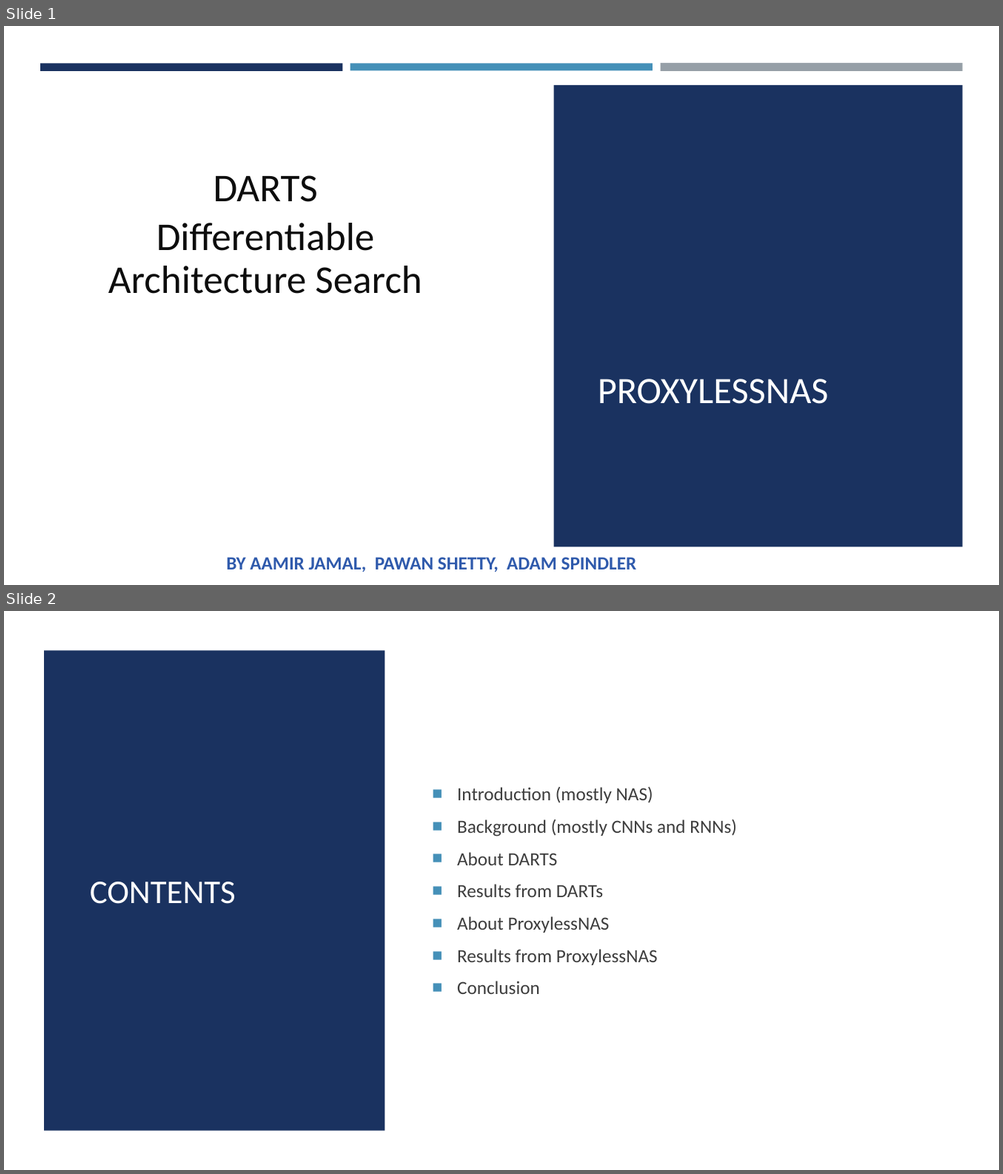
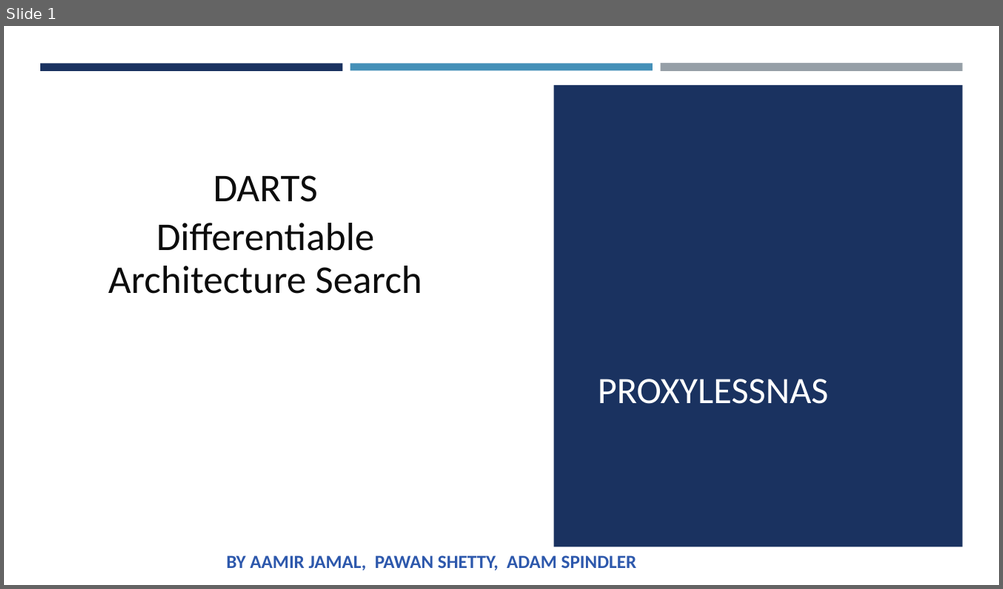
Before and after one commit to Experiment5X/IntelligentSystemsResearchPaper, a slide deck: DARTs and ProxylessNAS Presentation.pptx. Shown one above the other, each under a label of ours: slides 1 and 2 before the commit, slide 1 after it. The pictures are 1003x1174 and 1003x589 pixels, drawn with LibreOffice and Linux fonts; fonts in the diff are those of the drawing. Boxes give left, top, right and bottom in pixels: in the first picture for what was removed or moved away, otherwise in the second. Text is boxed around its words. In the diff, an @@ line names an element or a change of style, - is before the commit and + after.

```diff
--- a/DARTs and ProxylessNAS Presentation.pptx
+++ b/DARTs and ProxylessNAS Presentation.pptx
@@ slide 2 removed at <box>4,611,999,1170</box>, background #FFFFFF @@
@@ rectangle removed at <box>4,611,999,1170</box> @@
@@ rectangle removed at <box>44,650,385,1131</box> @@
@@ text removed at <box>457,787,737,994</box> @@
-■ Introduction (mostly NAS)
-■ Background (mostly CNNs and RNNs)
-■ About DARTS
-■ Results from DARTs
-■ About ProxylessNAS
-■ Results from ProxylessNAS
-■ Conclusion
@@ title removed at <box>90,882,236,904</box> @@
-CONTENTS
@@ slide 1 changed as well @@
@@ text "BY AAMIR JAMAL, PAWAN SHETTY, ..." at <box>226,556,637,571</box>: text colour #2F5AAC to #2D58AC; line spacing 1 to 0.9; less space between paragraphs @@
```
Also in this commit, not shown: 10 other slides changed, 2 slides added, 4 other slides removed, 3 other files.
